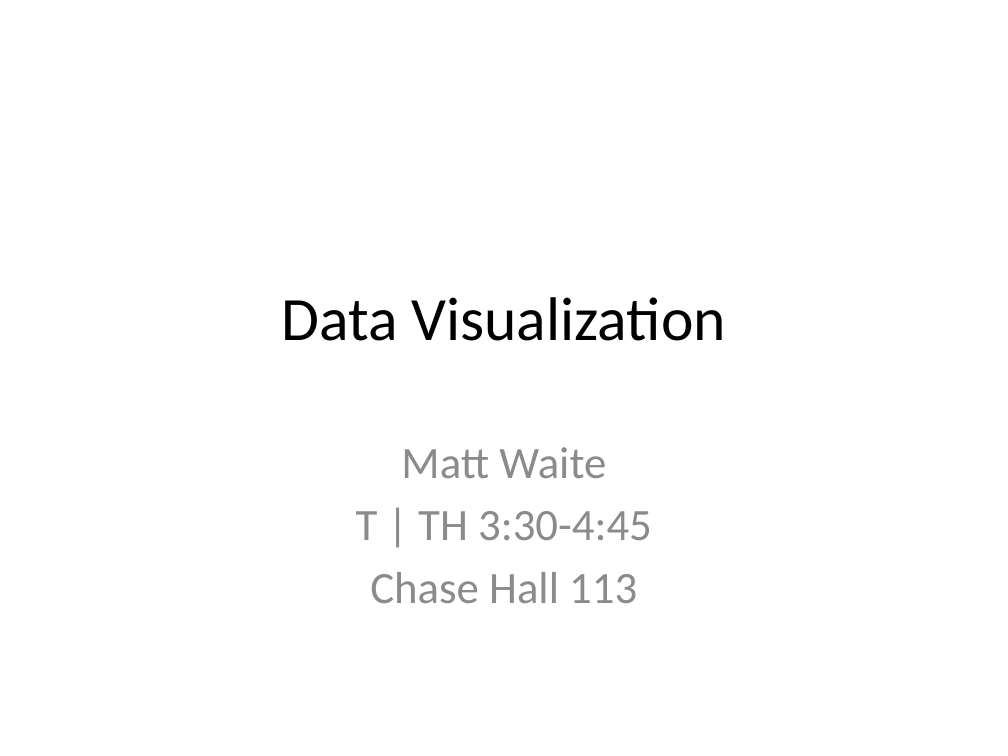
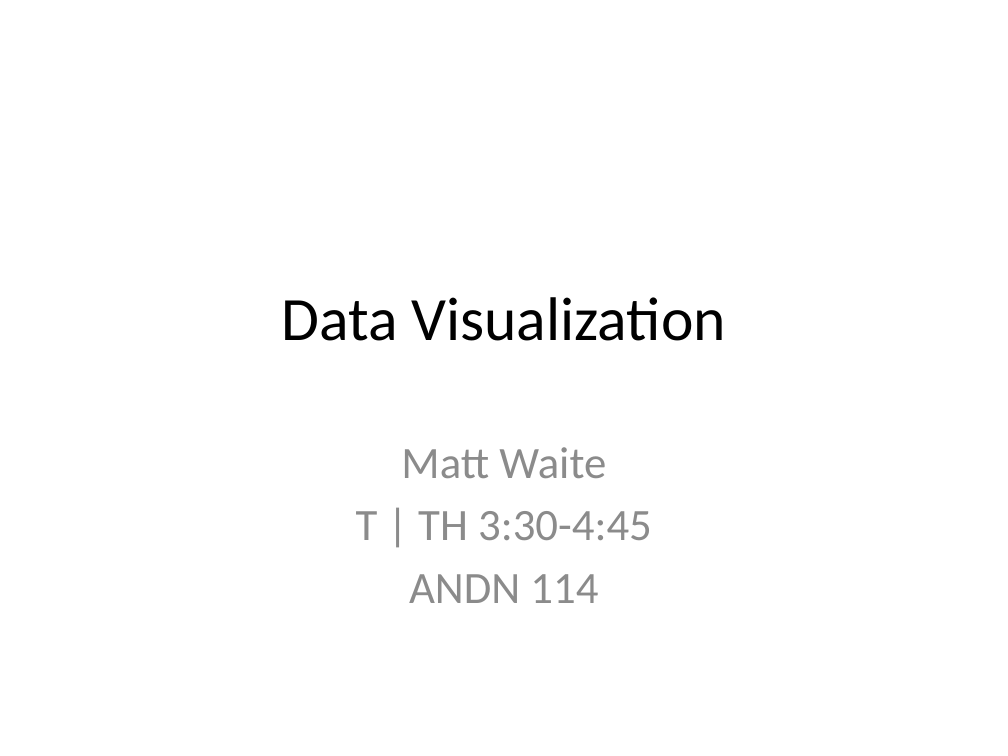
Before and after one commit to mattwaite/JOUR491-Data-Visualization, a slide deck: slide 1 of Lectures/Class1_Introductions.pptx. Drawn at 1008x756 pixels with LibreOffice and Linux fonts; fonts in the diff are those of the drawing. Boxes give left, top, right and bottom in pixels: in the first picture for what was removed or moved away, otherwise in the second. Text is boxed around its words. In the diff, an @@ line names an element or a change of style, - is before the commit and + after.

```diff
--- a/Lectures/Class1_Introductions.pptx
+++ b/Lectures/Class1_Introductions.pptx
@@ subtitle at (x1=409, y1=574, x2=598, y2=603): text changed @@
-Chase Hall 113
+ANDN 114
```
Also in this commit, not shown: 2 other slides changed, 1 slide added, 3 other files.
